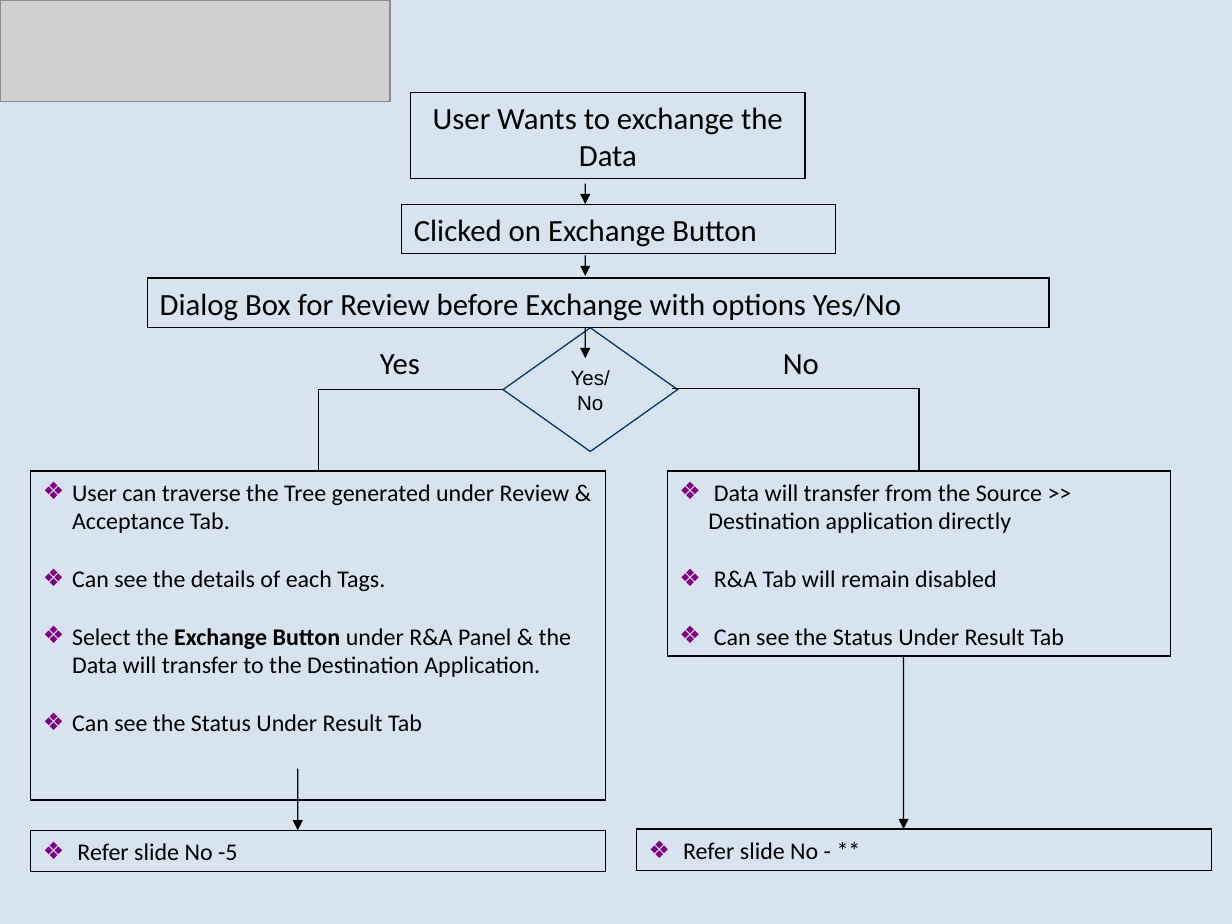
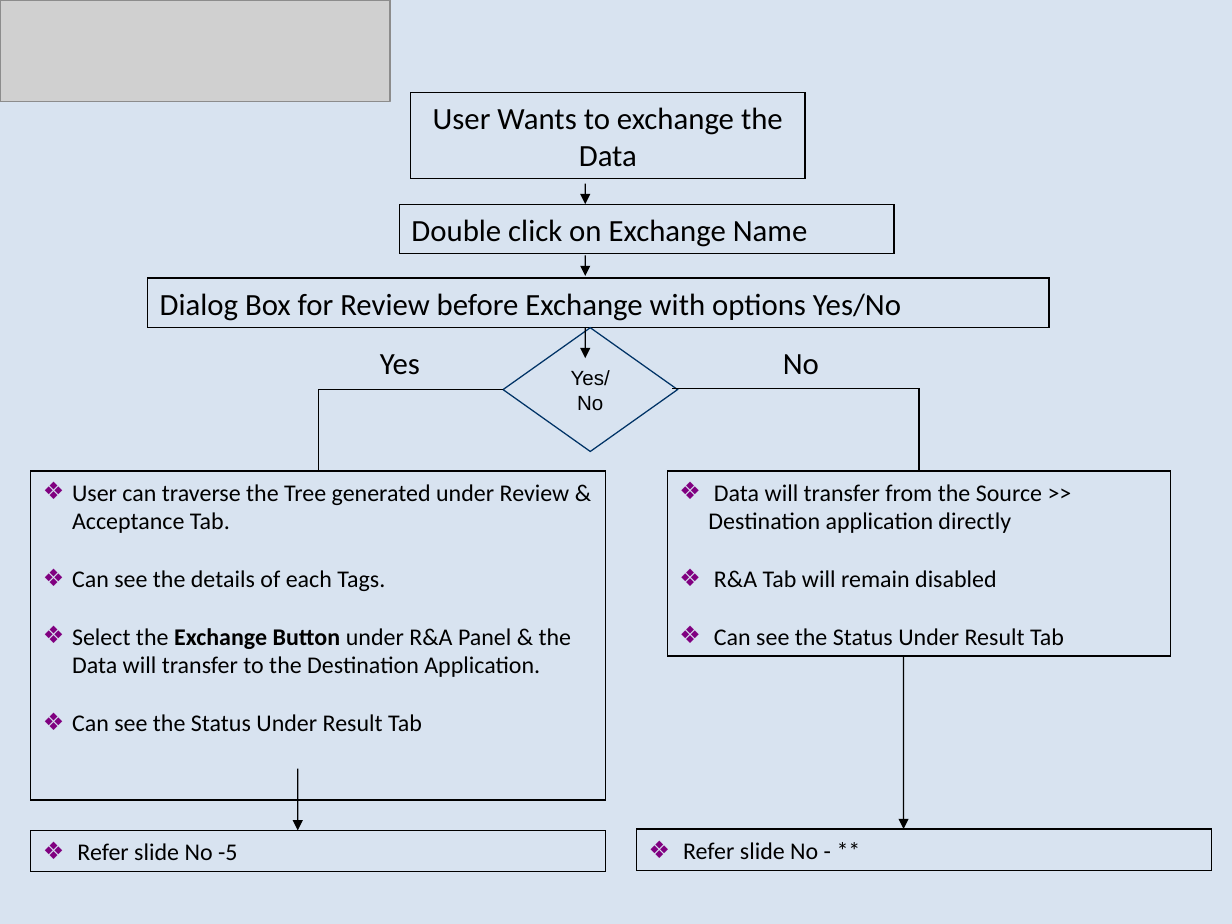
Before and after one commit to heyena/iring-tools, a slide deck: slide 8 of trunk/iRINGTools.ESB/documents/Sprint 2 User Stories.1.0.ppt (slide 3 before the commit). Drawn at 1232x924 pixels with LibreOffice and Linux fonts; fonts in the diff are those of the drawing; grey boxes stand for pictures. Boxes give left, top, right and bottom in pixels: in the first picture for what was removed or moved away, otherwise in the second. Text is boxed around its words. In the diff, an @@ line names an element or a change of style, - is before the commit and + after.

```diff
--- a/trunk/iRINGTools.ESB/documents/Sprint 2 User Stories.1.0.ppt
+++ b/trunk/iRINGTools.ESB/documents/Sprint 2 User Stories.1.0.ppt
@@ rectangle "Double click on Exchange Name": place and size @@
-rectangle "Double click on Exchange Name" at bbox=[402, 205, 835, 254]
+rectangle "Double click on Exchange Name" at bbox=[399, 205, 894, 254]
@@ text in rectangle at bbox=[411, 219, 808, 247]: text changed @@
-Clicked on Exchange Button
+Double click on Exchange Name
```
Also in this commit, not shown: 1 other slide changed, 9 slides added, 3 slides removed.
